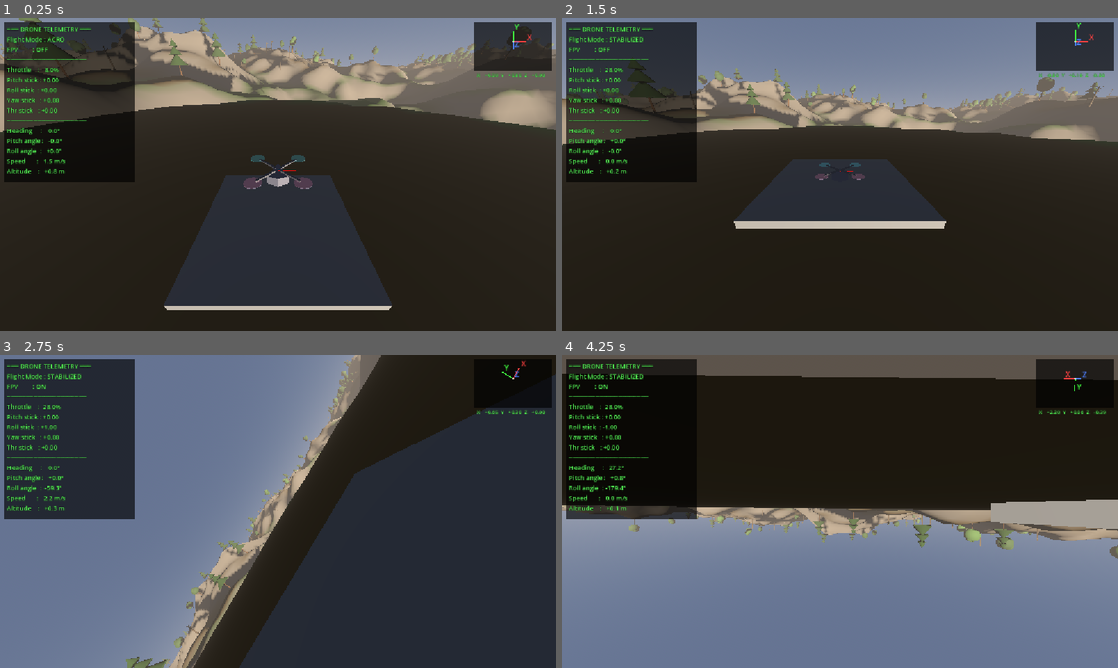
Above: before the commit, frames 1-4 (two rows, left to right).
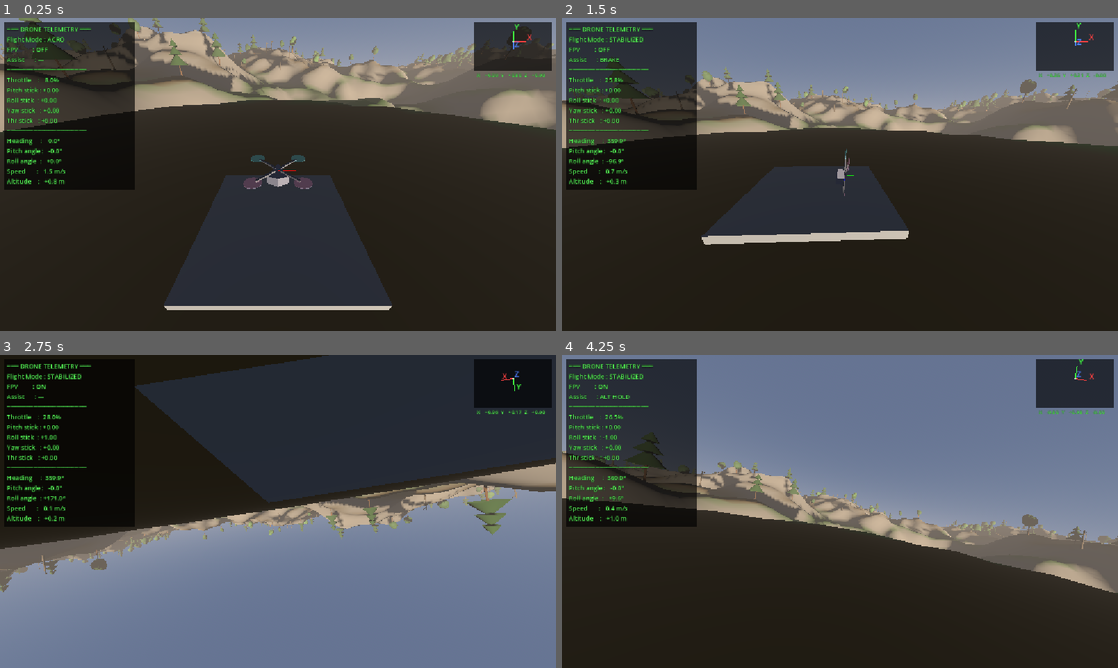
Above: after the commit, the same moments.

Repository: timbittner/dronesim
Game: Godot game, scene res://scenes/main.tscn
Same seed, same stepped clock (60 frames per second), same inputs: the game is played once before the commit and once after it.
Inputs:
- Up to frame 1 (0.25 s): no input
- Up to frame 2 (1.5 s): hold Right (roll_right) 0.53-1.28 s; hold Shift (altitude_hold, bound only after the commit) 0.53-1.28 s; hold Ctrl (brake_mode, bound only after the commit) from 1.28 s (still down); tap M (toggle_flight_mode) at 1.35 s
- Up to frame 3 (2.75 s): tap Shift (altitude_hold, bound only after the commit) at 1.55, 2.3 s; release Ctrl (brake_mode, bound only after the commit) at 2.03 s; hold Right (roll_right) from 2.03 s (still down); hold C (toggle_fpv) from 2.03 s (still down)
- Up to frame 4 (4.25 s): release Right (roll_right) at 2.78 s; release C (toggle_fpv) at 2.78 s; hold Up (pitch_forward) 2.78-3.53 s; tap Shift (altitude_hold, bound only after the commit) at 2.85 s; hold Left (roll_left) from 3.53 s (still down); hold Shift (altitude_hold, bound only after the commit) from 3.53 s (still down); tap R (reset_drone) at 4.15 s

The runs differ from the first frame. In frame 1, 1.7% of the frame differs, in the area x 0-25%, y 12-55%; in frame 2, 12%; in frame 3, 80%; in frame 4, 98%, in the area x 0-100%, y 0-100%.

Commit message:
feat: Phase B assisted flight modes — altitude hold + brake
Altitude hold (L2/Shift) replaces collective with a PD-on-altitude hold
(target position captured on engage, no differentiation needed) and blends
back to pilot control over 0.3s on release. Brake (R2/Ctrl) tilts the
airframe via the rotor mixer's own pitch/roll differential to oppose
horizontal velocity, blended additively with pilot/mode input — rotor-thrust
only, no out-of-band forces. HUD shows ALT HOLD / BRAKE indicators.

Fixes along the way, found via real-controller testing:
- L2/R2 were bound as joypad buttons (button_index 6/7); they're analog
  trigger axes (axis 4/5), so the actions never fired on a real DualSense.
- Altitude hold's original velocity-error PD used a finite-differenced
  "acceleration" D-term that amplified per-tick noise ~20x, causing a
  bang-bang oscillation between 0% and ~50% thrust. Rewritten as PD-on-
  altitude, which needs no differentiation at all.
- reset_drone (Triangle) occasionally needed a held press instead of a tap;
  lowered its deadzone and added a physics-tick polling fallback alongside
  the existing edge-triggered handler.

12/12 headless tests pass (2 new: altitude hold disturbance rejection,
brake horizontal-velocity reduction).

Co-Authored-By: Claude Sonnet 5 <noreply@anthropic.com>

Diff:
--- a/project.godot
+++ b/project.godot
@@ -83,9 +83,21 @@
 ]
 }
 reset_drone={
-"deadzone": 0.5,
+"deadzone": 0.2,
 "events": [Object(InputEventJoypadButton,"resource_local_to_scene":false,"resource_name":"","device":-1,"button_index":3,"pressure":0.0,"pressed":false,"script":null)
 , Object(InputEventKey,"resource_local_to_scene":false,"resource_name":"","device":-1,"window_id":0,"alt_pressed":false …(183 unchanged characters)…
+]
+}
+altitude_hold={
+"deadzone": 0.15,
+"events": [Object(InputEventJoypadMotion,"resource_local_to_scene":false,"resource_name":"","device":-1,"axis":4,"axis_value":1.0,"script":null)
+, Object(InputEventKey,"resource_local_to_scene":false,"resource_name":"","device":-1,"window_id":0,"alt_pressed":false,"shift_pressed":false,"ctrl_pressed":false,"meta_pressed":false,"pressed":false,"keycode":0,"physical_keycode":4194325,"key_label":0,"unicode":0,"location":0,"echo":false,"script":null)
+]
+}
+brake_mode={
+"deadzone": 0.15,
+"events": [Object(InputEventJoypadMotion,"resource_local_to_scene":false,"resource_name":"","device":-1,"axis":5,"axis_value":1.0,"script":null)
+, Object(InputEventKey,"resource_local_to_scene":false,"resource_name":"","device":-1,"window_id":0,"alt_pressed":false,"shift_pressed":false,"ctrl_pressed":false,"meta_pressed":false,"pressed":false,"keycode":0,"physical_keycode":4194326,"key_label":0,"unicode":0,"location":0,"echo":false,"script":null)
 ]
 }
 
--- /dev/null
+++ b/scripts/drone/brake_assist.gd
@@ -0,0 +1,73 @@
+class_name BrakeAssist
+extends RefCounted
+
+## Brake filter stage — NOT a selectable flight mode, and NOT an out-of-band
+## force. While engaged, ADDS a pitch/roll differential on top of whatever
+## the active flight mode already computed (blends with pilot stick input,
+## doesn't override it) — the same rotor-thrust-only mechanism pitch/roll
+## always uses. The drone brakes the way a real quad does: tilt the airframe
+## so a component of rotor thrust opposes horizontal velocity, no magic
+## central force.
+##
+## Reuses flight_mode_stabilized.gd's auto-level technique (restoring torque
+## from body_up.cross(target_up)) but points "up" at a computed tilted
+## target instead of literal world-up, so the well-tested pitch/roll sign
+## conventions carry over unchanged.
+
+@export var p_gain: float = 6.0
+@export var d_gain: float = 1.5
+@export var max_tilt_deg: float = 25.0
+@export var brake_time: float = 1.0
+
+## Per-rotor max thrust (set by controller), used to convert torque to a
+## per-rotor throttle offset — same conversion flight_mode_stabilized.gd uses.
+var max_thrust: float = 50.0
+
+## Below this horizontal speed, braking authority isn't worth the jitter of
+## computing a tilt target from a near-zero (numerically noisy) direction.
+const MIN_SPEED: float = 0.05
+
+
+## Returns (pitch_diff, roll_diff) offsets to ADD to the active mode's
+## output. `horizontal_velocity` is world-frame with y = 0. `basis` and
+## `angular_velocity` are the drone's current global values. `gravity` is
+## the scene's gravity magnitude.
+func compute(
+	horizontal_velocity: Vector3,
+	basis: Basis,
+	angular_velocity: Vector3,
+	gravity: float
+) -> Vector2:
+	if horizontal_velocity.length() < MIN_SPEED:
+		return Vector2.ZERO
+
+	var desired_accel: Vector3 = -horizontal_velocity / brake_time
+	var accel_mag: float = desired_accel.length()
+	var decel_dir: Vector3 = desired_accel / accel_mag
+
+	# Small-angle relation a = g * tan(theta), solved for theta via atan2 so
+	# it saturates gracefully instead of blowing up as accel_mag grows.
+	var max_tilt_rad: float = deg_to_rad(max_tilt_deg)
+	var tilt_angle: float = clampf(atan2(accel_mag, gravity), 0.0, max_tilt_rad)
+
+	# World-up tilted by tilt_angle toward the direction we want thrust to
+	# push (opposing velocity) — the target thrust axis, not a target that
+	# literally means "vertical".
+	var target_up: Vector3 = (cos(tilt_angle) * Vector3.UP + sin(tilt_angle) * decel_dir).normalized()
+
+	var body_up: Vector3 = basis.y
+	var axis: Vector3 = body_up.cross(target_up)
+	var angle: float = acos(clampf(body_up.dot(target_up), -1.0, 1.0))
+
+	var world_restoring: Vector3 = Vector3.ZERO
+	if axis.length_squared() > 1.0e-6:
+		world_restoring = axis.normalized() * angle * p_gain
+
+	var world_damping: Vector3 = -angular_velocity * d_gain
+	var world_torque: Vector3 = world_restoring + world_damping
+
+	var body_torque: Vector3 = basis.inverse() * world_torque
+	body_torque.y = 0.0  # no yaw influence
+
+	var torque_to_offset: float = 1.0 / max_thrust
+	return Vector2(body_torque.x * torque_to_offset, -body_torque.z * torque_to_offset)
--- a/scripts/drone/drone_controller.gd
+++ b/scripts/drone/drone_controller.gd
@@ -14,6 +14,13 @@
 
 # Per-rotor hover throttle: (mass * gravity) / (4 * max_thrust)
 var hover_throttle: float = 0.0
+
+# --- Assisted flight modes (altitude hold + brake) ---
+var _altitude_hold: FlightModeAltitudeHold = null
+var _brake: BrakeAssist = null
+var _altitude_hold_engaged: bool = false
+var _brake_engaged: bool = false
+var _gravity: float = 9.8
 
 # --- Angular damping ---
 ## Prevents spin-out. Yaw gets higher damping — roll maneuvers can induce
@@ -75,8 +82,8 @@
 	angular_damp = 0.0
 	linear_damp = 0.5
 
-	var gravity: float = ProjectSettings.get_setting("physics/3d/default_gravity")
-	hover_throttle = (mass * gravity) / (4.0 * max_thrust)
+	_gravity = ProjectSettings.get_setting("physics/3d/default_gravity")
+	hover_throttle = (mass * _gravity) / (4.0 * max_thrust)
 
 	var acro := FlightModeAcro.new()
 	_flight_modes["acro"] = acro
@@ -87,6 +94,12 @@
 	_flight_modes["stabilized"] = stabilized
 
 	_current_mode = _flight_modes[_flight_mode]
+
+	_altitude_hold = FlightModeAltitudeHold.new()
+	_altitude_hold.hover_throttle = hover_throttle
+
+	_brake = BrakeAssist.new()
+	_brake.max_thrust = max_thrust
 
 	_setup_visuals()
 
@@ -206,12 +219,23 @@
 	_compute_and_apply_forces(delta)
 	_apply_angular_damping()
 
+	# Fallback alongside the _unhandled_input edge trigger below: on some
+	# controller/OS combinations a quick tap doesn't cross the action's
+	# strength threshold in time to register on its own input event (see
+	# AGENTS.md "Known Issues" for detail). Polling once per physics tick
+	# catches it a tick later even if the discrete event was missed.
+	# reset() is idempotent, so double-firing in the same frame is harmless.
+	if Input.is_action_just_pressed("reset_drone"):
+		reset()
+
 
 func _read_inputs() -> void:
 	_throttle_input = Input.get_action_strength("throttle_up") - Input.get_action_strength("throttle_down")
 	_yaw_input = Input.get_action_strength("yaw_right") - Input.get_action_strength("yaw_left")
 	_pitch_input = Input.get_action_strength("pitch_backward") - Input.get_action_strength("pitch_forward")
 	_roll_input = Input.get_action_strength("roll_right") - Input.get_action_strength("roll_left")
+	_altitude_hold_engaged = Input.get_action_strength("altitude_hold") > 0.5
+	_brake_engaged = Input.get_action_strength("brake_mode") > 0.5
 
 
 func _compute_and_apply_forces(delta: float) -> void:
@@ -222,6 +246,19 @@
 		_throttle_input, _pitch_input, _roll_input, _yaw_input,
 		global_transform.basis, angular_velocity, delta
 	)
+
+	if _altitude_hold_engaged or _altitude_hold.is_active():
+		control.collective = _altitude_hold.update(
+			_altitude_hold_engaged, global_position.y, linear_velocity.y, control.collective, delta
+		)
+
+	if _brake_engaged:
+		var horizontal_vel := Vector3(linear_velocity.x, 0.0, linear_velocity.z)
+		var brake_offset: Vector2 = _brake.compute(
+			horizontal_vel, global_transform.basis, angular_velocity, _gravity
+		)
+		control.pitch_diff += brake_offset.x
+		control.roll_diff += brake_offset.y
 
 	var mix := _mix_rotors(control.collective, control.pitch_diff, control.roll_diff)
 	thrust_percent = (mix.fl + mix.fr + mix.bl + mix.br) * 0.25 * 100.0
--- /dev/null
+++ b/scripts/drone/flight_mode_altitude_hold.gd
@@ -0,0 +1,79 @@
+class_name FlightModeAltitudeHold
+extends RefCounted
+
+## Altitude-hold filter stage — NOT a selectable flight mode. DroneController
+## calls update() after the active mode's compute() and, while engaged,
+## substitutes the returned value for control.collective wholesale. Pitch/
+## roll/yaw diffs from the active mode pass through untouched.
+##
+## Control law: classic PD on ALTITUDE error. On engage, captures the current
+## Y position as the target; each tick, collective = hover_throttle (gravity-
+## cancelling baseline, set by the controller) + P * (target - current) -
+## D * vertical_velocity. The D-term is world-frame linear_velocity.y used
+## directly — no differentiation needed, since velocity is already the
+## natural derivative of altitude.
+##
+## An earlier version did P on velocity-error (target rate = 0) with a
+## finite-differenced "acceleration" D-term. Dividing that finite difference
+## by the ~1/60s physics delta amplified per-tick noise ~20x, which fed back
+## into the P output and caused a bang-bang oscillation between 0% and ~50%
+## thrust. PD-on-altitude avoids this entirely (no differentiation of a noisy
+## signal) and, as a bonus, genuinely holds the altitude it was engaged at
+## against disturbance, rather than just zeroing climb rate wherever the
+## drone happens to be.
+
+@export var p_gain: float = 0.15
+@export var d_gain: float = 0.3
+@export var release_blend_time: float = 0.3
+
+## Per-rotor hover throttle (set by controller: (mass * g) / (4 * max_thrust)).
+var hover_throttle: float = 0.0
+
+enum _State { IDLE, HOLDING, BLENDING }
+var _state: int = _State.IDLE
+
+var _target_altitude: float = 0.0
+var _last_hold_collective: float = 0.0
+var _blend_timer: float = 0.0
+
+
+## Call every physics tick. `engaged` = altitude_hold action held this frame.
+## `current_altitude`/`vertical_velocity` = world-frame Y position and
+## linear_velocity.y. `pilot_collective` = whatever the active flight mode
+## computed this tick (used as the release-blend target). Returns the
+## collective to actually apply.
+func update(
+	engaged: bool,
+	current_altitude: float,
+	vertical_velocity: float,
+	pilot_collective: float,
+	delta: float
+) -> float:
+	if engaged:
+		if _state != _State.HOLDING:
+			_target_altitude = current_altitude
+		_state = _State.HOLDING
+
+		var altitude_error: float = _target_altitude - current_altitude
+		_last_hold_collective = clampf(
+			hover_throttle + p_gain * altitude_error - d_gain * vertical_velocity, 0.0, 1.0
+		)
+		return _last_hold_collective
+
+	if _state == _State.HOLDING:
+		_state = _State.BLENDING
+		_blend_timer = 0.0
+
+	if _state == _State.BLENDING:
+		_blend_timer += delta
+		if _blend_timer >= release_blend_time:
+			_state = _State.IDLE
+			return pilot_collective
+		return lerp(_last_hold_collective, pilot_collective, _blend_timer / release_blend_time)
+
+	return pilot_collective
+
+
+## True while holding or still blending back to pilot control after release.
+func is_active() -> bool:
+	return _state != _State.IDLE
--- a/scripts/test/flight_mode_test.gd
+++ b/scripts/test/flight_mode_test.gd
@@ -38,6 +38,8 @@
 	Input.action_release("pitch_backward")
 	Input.action_release("roll_left")
 	Input.action_release("roll_right")
+	Input.action_release("altitude_hold")
+	Input.action_release("brake_mode")
 	# Default flight mode - stabilized
 	if _drone._flight_mode != "stabilized":
 		_drone._flight_mode = "stabilized"
@@ -88,6 +90,10 @@
 
 	# Roll→yaw coupling test
 	await _run_test("test_stabilized_roll_does_not_induce_yaw_spin")
+
+	# Assisted flight modes (Phase B)
+	await _run_test("test_altitude_hold_maintains_altitude")
+	await _run_test("test_brake_kills_horizontal_velocity")
 
 	var total := _passed + _failed
 	print("[TEST] ========================================")
@@ -385,3 +391,53 @@
 	while deg < -180.0:
 		deg += 360.0
 	return deg
+
+
+# ---------------------------------------------------------------------------
+# Test: Altitude hold maintains altitude within 0.5m over 200 ticks
+# ---------------------------------------------------------------------------
+func test_altitude_hold_maintains_altitude() -> bool:
+	print("[TEST] --- test_altitude_hold_maintains_altitude ---")
+	_reset_drone()
+
+	# Inject a real disturbance (sinking at 3 m/s) so this actually exercises
+	# the PD loop's disturbance rejection, not just "zero error stays zero."
+	_drone.linear_velocity.y = -3.0
+	var initial_alt: float = _drone.global_position.y
+	Input.action_press("altitude_hold", 1.0)
+	await _run_ticks(200)
+	Input.action_release("altitude_hold")
+
+	var final_alt: float = _drone.global_position.y
+	var final_vel: float = _drone.linear_velocity.y
+	var delta_alt: float = absf(final_alt - initial_alt)
+	print("[TEST] Initial alt: ", initial_alt, " Final alt: ", final_alt, " delta: ", delta_alt, " final_vel: ", final_vel)
+
+	var passed: bool = delta_alt < 0.5 and absf(final_vel) < 1.0
+	print("[TEST] ", "PASS" if passed else "FAIL", " — delta_alt=", delta_alt, "m, final_vel=", final_vel, " m/s (expected delta < 0.5m, |vel| < 1.0 m/s)")
+	return passed
+
+
+# ---------------------------------------------------------------------------
+# Test: Brake mode reduces horizontal velocity via rotor-thrust tilt
+# ---------------------------------------------------------------------------
+func test_brake_kills_horizontal_velocity() -> bool:
+	print("[TEST] --- test_brake_kills_horizontal_velocity ---")
+	_reset_drone()
+	# Stabilized mode (default after reset) holds hover collective so there's
+	# real thrust for the brake tilt to redirect — brake is rotor-thrust-only,
+	# not a magic force, so it needs actual thrust to work with.
+
+	_drone.linear_velocity = Vector3(5.0, 0.0, 3.0)
+	var initial_horiz: float = Vector2(_drone.linear_velocity.x, _drone.linear_velocity.z).length()
+
+	Input.action_press("brake_mode", 1.0)
+	await _run_ticks(180)  # ~3s — tilt has to build up via rotation first
+	Input.action_release("brake_mode")
+
+	var final_horiz: float = Vector2(_drone.linear_velocity.x, _drone.linear_velocity.z).length()
+	print("[TEST] Initial horiz speed: ", initial_horiz, " Final: ", final_horiz)
+
+	var passed: bool = final_horiz < initial_horiz * 0.5
+	print("[TEST] ", "PASS" if passed else "FAIL", " — final_horiz=", final_horiz, " m/s (expected < 50% of initial after ~3s of tilt-braking)")
+	return passed
--- a/scripts/ui/debug_hud.gd
+++ b/scripts/ui/debug_hud.gd
@@ -82,14 +82,22 @@
 		"altitude": altitude,
 		"flight_mode": _drone._flight_mode,
 		"fpv_enabled": _drone._fpv_enabled,
+		"altitude_hold_engaged": _drone._altitude_hold_engaged,
+		"brake_engaged": _drone._brake_engaged,
 	}
 
 
 func _format_telemetry(t: Dictionary) -> String:
+	var assist: String = ""
+	if t["altitude_hold_engaged"]:
+		assist += "ALT HOLD  "
+	if t["brake_engaged"]:
+		assist += "BRAKE"
 	return (
 		"═══ DRONE TELEMETRY ═══\n"
 		+ "Flight Mode : %s\n" % t["flight_mode"].to_upper()
 		+ "FPV         : %s\n" % ("ON" if t["fpv_enabled"] else "OFF")
+		+ "Assist      : %s\n" % (assist if not assist.is_empty() else "—")
 		+ "─────────────────────\n"
 		+ "Throttle    : %5.1f%%\n" % t["throttle_pct"]
 		+ "Pitch stick : %+0.2f\n" % t["pitch_stick"]
@@ -107,9 +115,9 @@
 
 func _format_telemetry_compact(t: Dictionary) -> String:
 	return (
-		"mode=%s fpv=%s thr=%.0f%% sticks=[p%+.2f r%+.2f y%+.2f t%+.2f] "
-		% [t["flight_mode"], t["fpv_enabled"], t["throttle_pct"],
-		   t["pitch_stick"], t["roll_stick"], t["yaw_stick"], t["throttle_stick"]]
+		"mode=%s fpv=%s alt_hold=%s brake=%s thr=%.0f%% sticks=[p%+.2f r%+.2f y%+.2f t%+.2f] "
+		% [t["flight_mode"], t["fpv_enabled"], t["altitude_hold_engaged"], t["brake_engaged"],
+		   t["throttle_pct"], t["pitch_stick"], t["roll_stick"], t["yaw_stick"], t["throttle_stick"]]
 		+ "H=%.1f° P=%.1f° R=%.1f° spd=%.1f alt=%.1f"
 		% [t["heading_deg"], t["pitch_deg"], t["roll_deg"],
 		   t["speed_mps"], t["altitude"]]
@@ -122,7 +130,7 @@
 	_bg.color = Color(0.0, 0.0, 0.0, 0.65)
 	_bg.set_anchors_preset(Control.PRESET_TOP_LEFT)
 	_bg.offset_right = 280.0
-	_bg.offset_bottom = 340.0
+	_bg.offset_bottom = 356.0
 	_bg.offset_left = 8.0
 	_bg.offset_top = 8.0
 	add_child(_bg)
@@ -134,7 +142,7 @@
 	_label.offset_left = 14.0
 	_label.offset_top = 14.0
 	_label.offset_right = 282.0
-	_label.offset_bottom = 342.0
+	_label.offset_bottom = 358.0
 	_label.add_theme_color_override("font_color", Color(0.35, 1.0, 0.35))
 	_label.add_theme_color_override("font_outline_color", Color(0, 0, 0))
 	_label.add_theme_constant_override("outline_size", 2)
Not shown, changed: .hermes/plans/2026-06-26_P2-visual-rotors-trees-crash-assisted-flight-wind.md
Not shown, changed: AGENTS.md
Not shown, changed: PROJECT_SUMMARY.md
